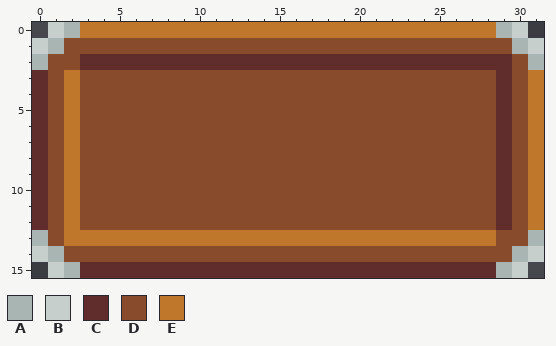
Pixel-art sprite, stored at Assets/Sprites/UI_Label.png. Above: the version before the commit.
The file is 64x80 pixels. The old version is drawn lined up with the new one, on the new canvas.
Palette (. is transparent): A #a8b5b2  B #c7cfcc  C #602c2c  D #884b2b  E #be772b
Pixels before, first column x 0:
 0 .BAEEEEEEEEEEEEEEEEEEEEEEEEEEAB.
 1 BADDDDDDDDDDDDDDDDDDDDDDDDDDDDAB
 2 ADDCCCCCCCCCCCCCCCCCCCCCCCCCCCDA
 3 CDEDDDDDDDDDDDDDDDDDDDDDDDDDDCDE
 4 CDEDDDDDDDDDDDDDDDDDDDDDDDDDDCDE
 5 CDEDDDDDDDDDDDDDDDDDDDDDDDDDDCDE
 6 CDEDDDDDDDDDDDDDDDDDDDDDDDDDDCDE
 7 CDEDDDDDDDDDDDDDDDDDDDDDDDDDDCDE
 8 CDEDDDDDDDDDDDDDDDDDDDDDDDDDDCDE
 9 CDEDDDDDDDDDDDDDDDDDDDDDDDDDDCDE
10 CDEDDDDDDDDDDDDDDDDDDDDDDDDDDCDE
11 CDEDDDDDDDDDDDDDDDDDDDDDDDDDDCDE
12 CDEDDDDDDDDDDDDDDDDDDDDDDDDDDCDE
13 ADEEEEEEEEEEEEEEEEEEEEEEEEEEEDDA
14 BADDDDDDDDDDDDDDDDDDDDDDDDDDDDAB
15 .BACCCCCCCCCCCCCCCCCCCCCCCCCCAB.
The result:
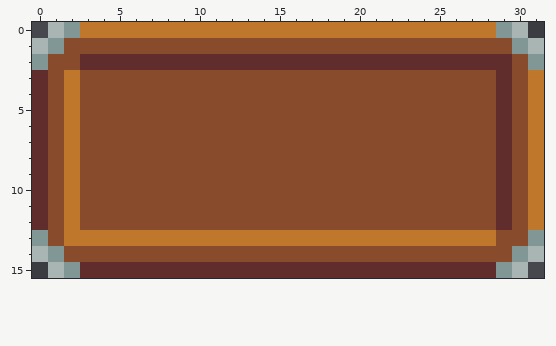
Changes in this commit:
canvas 64x80 -> 32x16, the old top-left corner now at -16,0 (the part of the old canvas that was cut away was empty and is not shown)
colour A: #a8b5b2 -> #819796
colour B: #c7cfcc -> #a8b5b2
